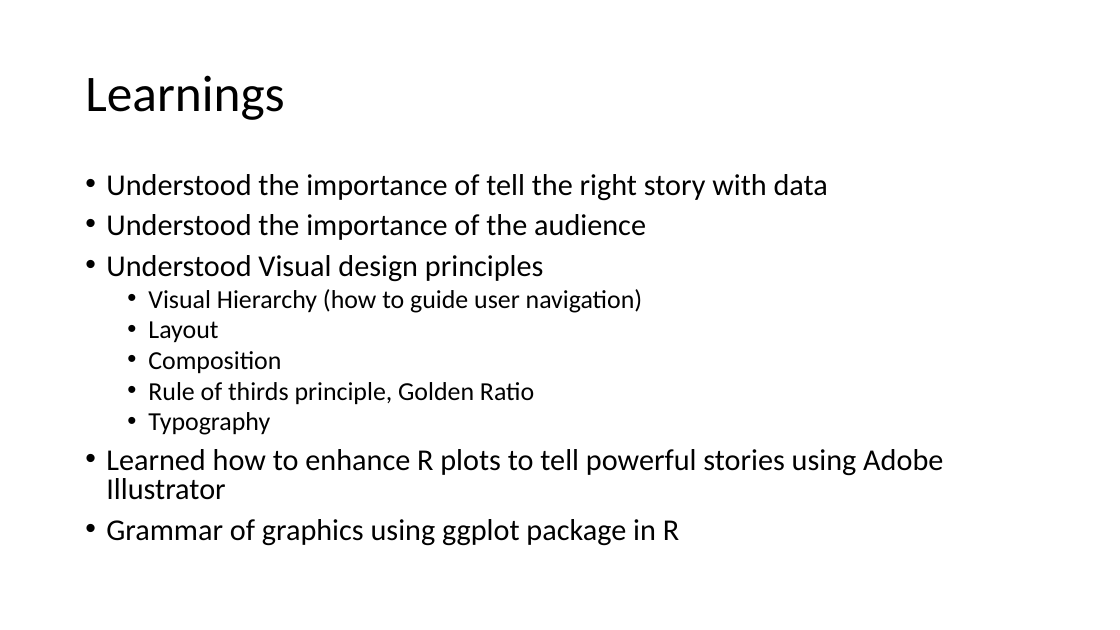
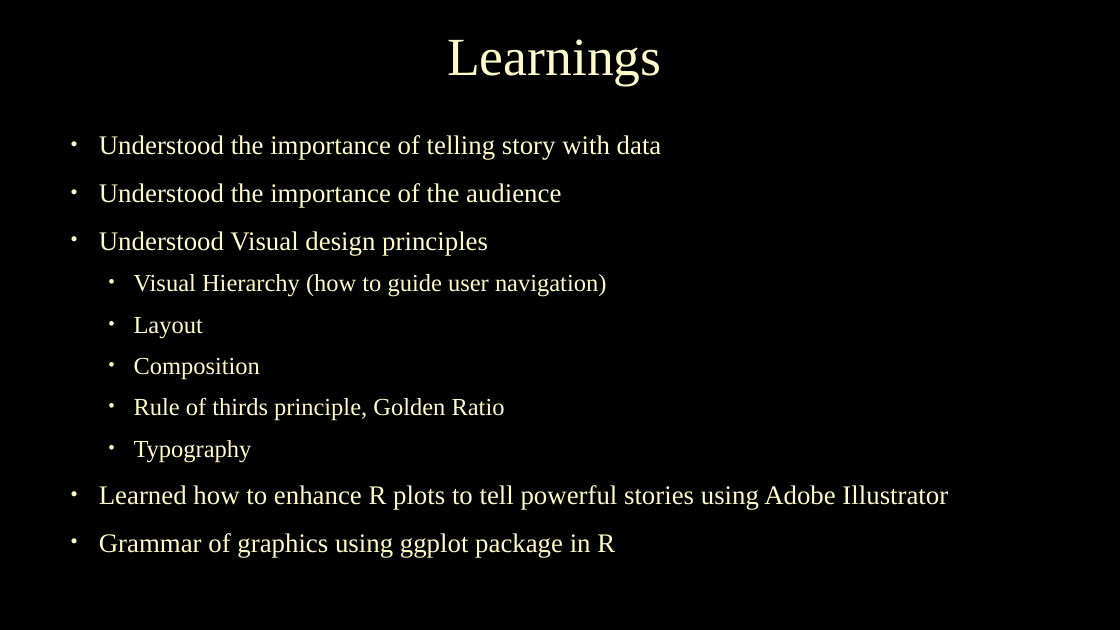
Before and after one commit to srihari-busam/MS-ADS-Portfolio, a slide deck: slide 13 of MS ADS.pptx. Drawn at 1120x630 pixels with LibreOffice and Linux fonts; fonts in the diff are those of the drawing; background and template pictures are left out. Boxes give left, top, right and bottom in pixels: in the first picture for what was removed or moved away, otherwise in the second. Text is boxed around its words. In the diff, an @@ line names an element or a change of style, - is before the commit and + after.

```diff
--- a/MS ADS.pptx
+++ b/MS ADS.pptx
@@ background #FFFFFF to picture (left out) @@
@@ title "Learnings": place and size @@
-title "Learnings" at (85,75,284,120)
+title "Learnings" at (447,39,661,85)
@@ title "Learnings" at (447,39,661,85): size 44 to 46 pt, font Calibri to Times New Roman, text colour #000000 to #FEFAC9, letter outline none to #404040 0.75 pt; alignment left to centre @@
@@ text "Understood the importance of telling ...": place and size @@
-text "Understood the importance of telling ..." at (106,174,943,546)
+text "Understood the importance of telling ..." at (99,135,948,557)
@@ text at (99,135,662,160): text changed; size 25.9 to 23 pt; font Calibri to Times New Roman; text colour #000000 to #FEFAC9 @@
-• Understood the importance of tell the right story with data
+• Understood the importance of telling story with data
@@ text at (99,183,948,557): size 25.9 to 23 pt in "Understood the importance of the audience", "Understood Visual design principles", "Learned how to enhance R plots to ...", "Grammar of graphics using ggplot package in ..."; font Calibri to Times New Roman, text colour #000000 to #FEFAC9, letter outline none to #404040 0.75 pt in "Understood the importance of the audience", "Understood Visual design principles", "Visual Hierarchy (how to guide user navigation)", "Layout" and 5 more places; size 22.2 to 21 pt in "Visual Hierarchy (how to guide user navigation)", "Layout", "Composition", "Rule of thirds principle, Golden Ratio" and 1 more places; indent changed; line spacing 0.8 to 1.1; line spacing 0.8 to 1; more space between paragraphs @@
```
Also in this commit, not shown: 16 other slides changed, 1 slide added, 1 slide removed, 1 other file.
